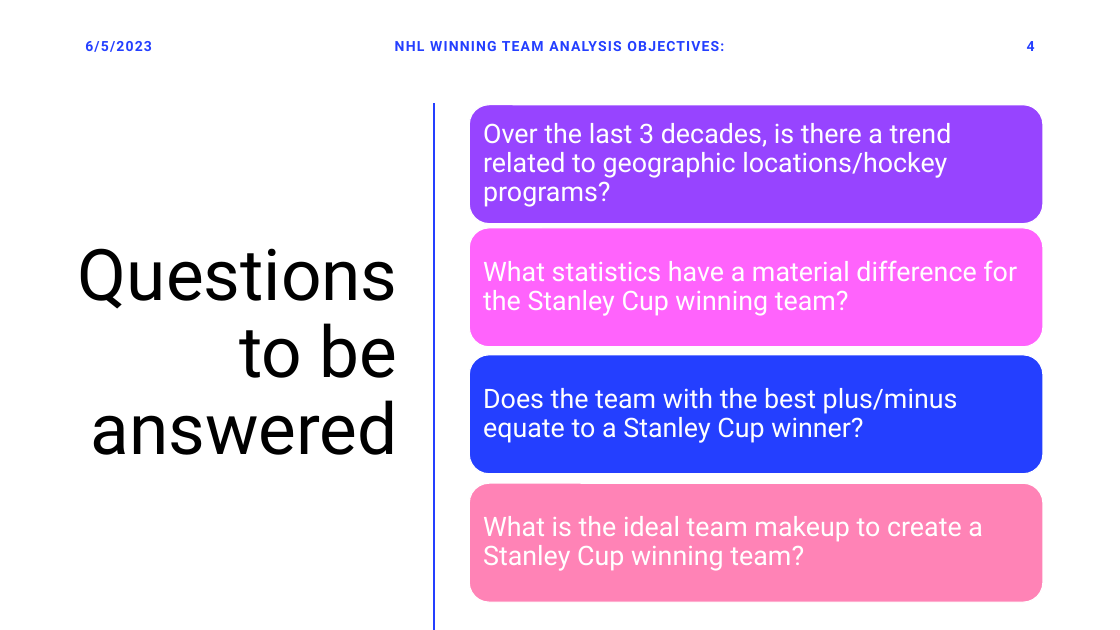
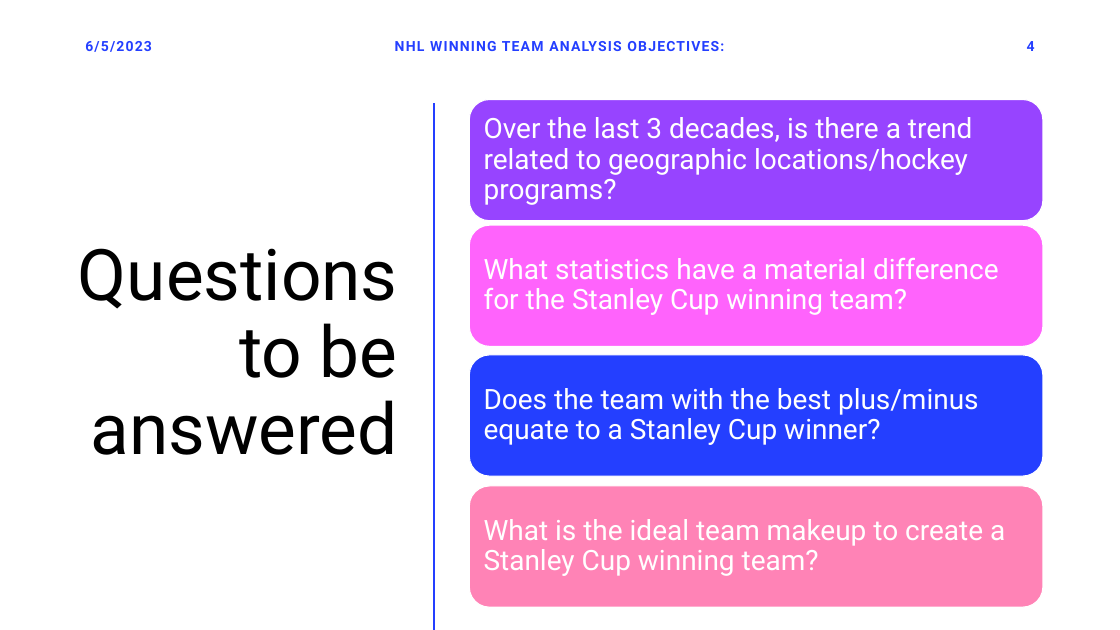
Before and after one commit to rbrennan55/project-sports-analytics-NHL, a slide deck: slide 4 of project-1-nhl.pptx. Drawn at 1120x630 pixels with LibreOffice and Linux fonts; fonts in the diff are those of the drawing. Boxes give left, top, right and bottom in pixels: in the first picture for what was removed or moved away, otherwise in the second. Text is boxed around its words. In the diff, an @@ line names an element or a change of style, - is before the commit and + after.

```diff
--- a/project-1-nhl.pptx
+++ b/project-1-nhl.pptx
@@ rounded rectangle: place and size @@
-rounded rectangle at [470,105,1044,224]
+rounded rectangle at [470,99,1044,220]
@@ size 23 to 24 pt in 4 elements at [484,388,979,445], [484,258,999,315], [484,519,1005,576], [484,117,972,205] @@
@@ rounded rectangle: place and size @@
-rounded rectangle at [470,483,1044,602]
+rounded rectangle at [470,486,1044,607]
```
Also in this commit, not shown: 1 other slide changed.
